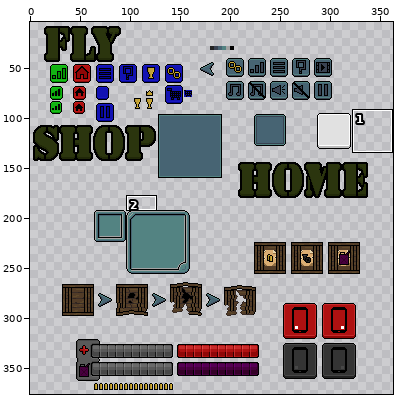
File history of a sprite sheet, Slide Flyer 2/Assets/Sprites/UI_sprites.png. Above, an overview of the earlier version with the close-up marked.
Close-up. Earlier state:
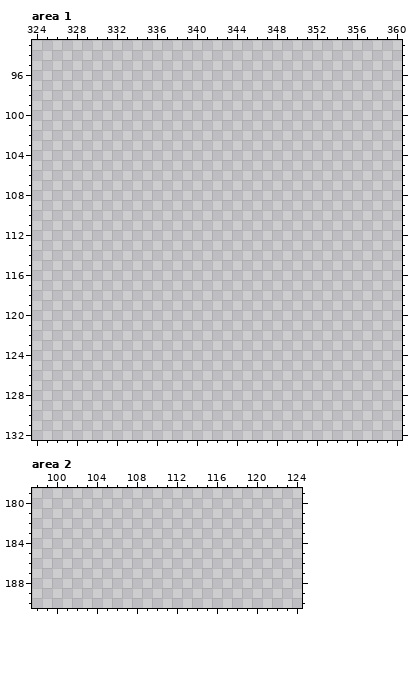
The file is 384x384 pixels. Colours within 5 levels of each other are drawn and written as one. Shown: area 1: x 324..360, y 93..132; area 2: x 98..124, y 179..190. The wide view leaves out empty margins. The commit also changed other parts of the picture, which this record leaves out.
Palette (. is transparent): 
New version:
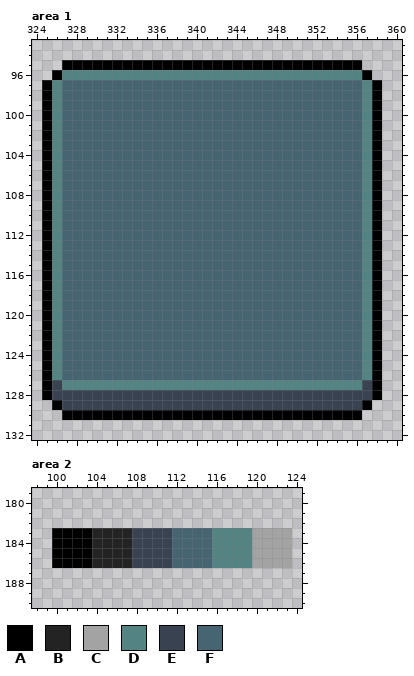
Colours new in this view: A #000000  B #232323  C #a3a3a3  D #538382  E #394251  F #476473
Diff:
Changed rows in their new state; - is an unchanged pixel.
Area 1:
first column x 325:
 95 --AAAAAAAAAAAAAAAAAAAAAAAAAAAAAA--
 96 -ADDDDDDDDDDDDDDDDDDDDDDDDDDDDDDA-
 97 ADFFFFFFFFFFFFFFFFFFFFFFFFFFFFFFDA
 98 ADFFFFFFFFFFFFFFFFFFFFFFFFFFFFFFDA
 99 ADFFFFFFFFFFFFFFFFFFFFFFFFFFFFFFDA
100 ADFFFFFFFFFFFFFFFFFFFFFFFFFFFFFFDA
101 ADFFFFFFFFFFFFFFFFFFFFFFFFFFFFFFDA
102 ADFFFFFFFFFFFFFFFFFFFFFFFFFFFFFFDA
103 ADFFFFFFFFFFFFFFFFFFFFFFFFFFFFFFDA
104 ADFFFFFFFFFFFFFFFFFFFFFFFFFFFFFFDA
105 ADFFFFFFFFFFFFFFFFFFFFFFFFFFFFFFDA
106 ADFFFFFFFFFFFFFFFFFFFFFFFFFFFFFFDA
107 ADFFFFFFFFFFFFFFFFFFFFFFFFFFFFFFDA
108 ADFFFFFFFFFFFFFFFFFFFFFFFFFFFFFFDA
109 ADFFFFFFFFFFFFFFFFFFFFFFFFFFFFFFDA
110 ADFFFFFFFFFFFFFFFFFFFFFFFFFFFFFFDA
111 ADFFFFFFFFFFFFFFFFFFFFFFFFFFFFFFDA
112 ADFFFFFFFFFFFFFFFFFFFFFFFFFFFFFFDA
113 ADFFFFFFFFFFFFFFFFFFFFFFFFFFFFFFDA
114 ADFFFFFFFFFFFFFFFFFFFFFFFFFFFFFFDA
115 ADFFFFFFFFFFFFFFFFFFFFFFFFFFFFFFDA
116 ADFFFFFFFFFFFFFFFFFFFFFFFFFFFFFFDA
117 ADFFFFFFFFFFFFFFFFFFFFFFFFFFFFFFDA
118 ADFFFFFFFFFFFFFFFFFFFFFFFFFFFFFFDA
119 ADFFFFFFFFFFFFFFFFFFFFFFFFFFFFFFDA
120 ADFFFFFFFFFFFFFFFFFFFFFFFFFFFFFFDA
121 ADFFFFFFFFFFFFFFFFFFFFFFFFFFFFFFDA
122 ADFFFFFFFFFFFFFFFFFFFFFFFFFFFFFFDA
123 ADFFFFFFFFFFFFFFFFFFFFFFFFFFFFFFDA
124 ADFFFFFFFFFFFFFFFFFFFFFFFFFFFFFFDA
125 ADFFFFFFFFFFFFFFFFFFFFFFFFFFFFFFDA
126 ADFFFFFFFFFFFFFFFFFFFFFFFFFFFFFFDA
127 AEDDDDDDDDDDDDDDDDDDDDDDDDDDDDDDEA
128 AEEEEEEEEEEEEEEEEEEEEEEEEEEEEEEEEA
129 -AEEEEEEEEEEEEEEEEEEEEEEEEEEEEEEA-
130 --AAAAAAAAAAAAAAAAAAAAAAAAAAAAAA--
Area 2:
first column x 100:
183 AAAABBBBEEEEFFFFDDDDCCCC
184 AAAABBBBEEEEFFFFDDDDCCCC
185 AAAABBBBEEEEFFFFDDDDCCCC
186 AAAABBBBEEEEFFFFDDDDCCCC
Changed places in both close-ups, as pixel boxes (x1, y1, x2, y2):
added: (42, 60, 382, 420)
added: (52, 528, 292, 568)
